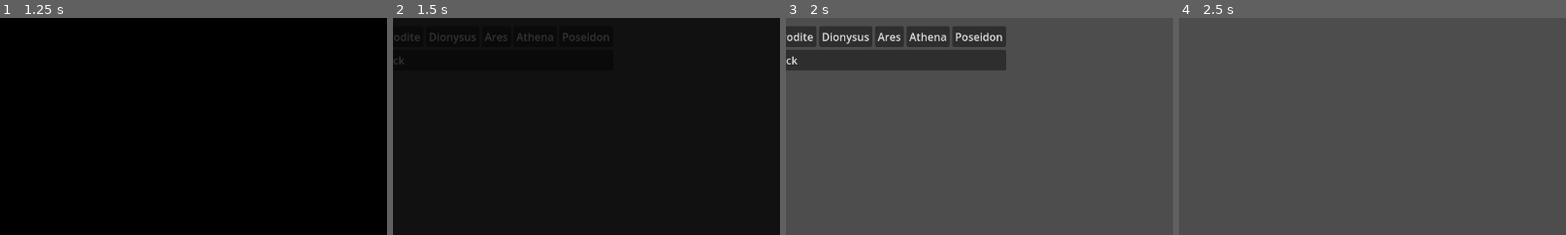
Above: before the commit, frames 1-4 (left to right).
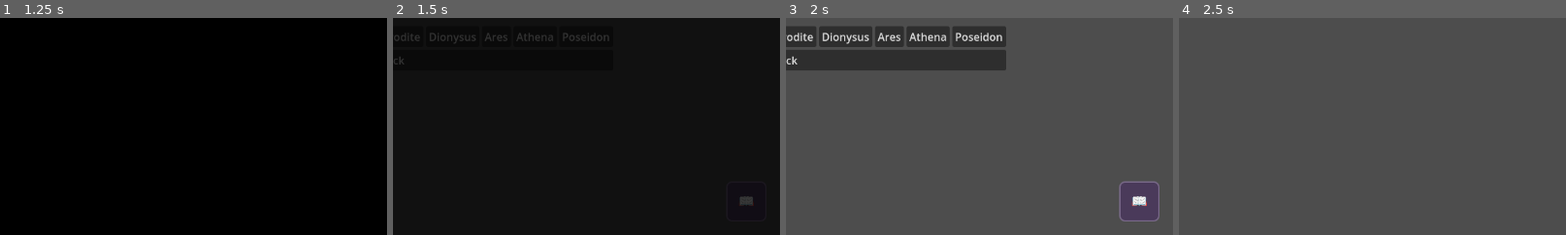
Above: after the commit, the same moments.

Repository: leslieharding/Mnemosyne
Game: Godot game, scene res://Scenes/MainMenu.tscn
Same seed, same stepped clock (60 frames per second), same inputs: the game is played once before the commit and once after it.
Inputs:
- Up to frame 1 (1.25 s): click "New Game" at 0.5 s
- Up to frame 2 (1.5 s): click "New Game" at 1.25 s
- Up to frame 3 (2 s): no input
- Up to frame 4 (2.5 s): click "Apollo" at 2 s
The pictures show only the part of the screen within x 50-100%, y 50-100%; the shares and areas given below are measured in that part.

Frame 1 is identical in both runs. In frame 2, 0.1% of the frame differs, in the area x 89-94%, y 82-87%; in frame 3, 0.4%, in the area x 85-97%, y 75-94%; in frame 4, nothing differs.

Commit message:
jounral implementation

Diff:
--- a/Scripts/apollo.gd
+++ b/Scripts/apollo.gd
@@ -3,6 +3,7 @@
 # Reference to the Apollo card collection
 var apollo_collection: GodCardCollection
 var selected_deck_index: int = -1  # -1 means no deck selected
+var journal_button: JournalButton
 
 # UI References
 @onready var deck1_button = $MainContainer/LeftPanel/Deck1Button
@@ -28,6 +29,12 @@
 	# Right panel starts hidden
 	right_panel.visible = false
 
+	setup_journal_button()
+
+
+func setup_journal_button():
+	journal_button = preload("res://Scenes/JournalButton.tscn").instantiate()
+	add_child(journal_button)
 
 # Set up deck buttons with unlock conditions
 func setup_deck_buttons():
--- a/Scripts/apollo_game.gd
+++ b/Scripts/apollo_game.gd
@@ -19,6 +19,10 @@
 var exp_panel: ExpPanel  # Reference to experience panel
 var grid_to_collection_index: Dictionary = {}  # grid_index -> collection_index
 
+# Journal button reference
+var journal_button: JournalButton
+
+
 # Player types for ownership tracking
 enum Owner {
 	NONE,
@@ -55,6 +59,9 @@
 
 	# Create styles for grid selection
 	create_grid_styles()
+
+	# Add journal button
+	setup_journal_button()
 
 	# Get the selected deck from Apollo scene
 	var params = get_scene_params()
@@ -69,6 +76,11 @@
 
 	# Start the game
 	start_game()
+
+func setup_journal_button():
+	journal_button = preload("res://Scenes/JournalButton.tscn").instantiate()
+	add_child(journal_button)
+
 
 # Set up the game managers
 func setup_managers():
@@ -395,17 +407,30 @@
 
 	return available_slots == 0 or (player_deck.is_empty() and not opponent_manager.has_cards())
 
-# End the game
 func end_game():
 	await get_tree().process_frame
 
 	var scores = get_current_scores()
 	var winner = ""
+	var victory = false
 
 	if scores.player > scores.opponent:
 		winner = "You win!"
+		victory = true
 	elif scores.opponent > scores.player:
 		winner = "You lose!"
+		victory = false
+	else:
+		winner = "It's a tie!"
+		victory = true  # Treat ties as victories for experience purposes
+
+	# Record the enemy encounter in memory journal
+	record_enemy_encounter(victory)
+
+	# Record god experience (you used this god in battle)
+	record_god_experience()
+
+	if not victory:
 		# If player loses, show run summary before ending
 		game_status_label.text = "Defeat! " + winner
 		disable_player_input()
@@ -424,8 +449,6 @@
 		})
 		get_tree().change_scene_to_file("res://Scenes/RunSummary.tscn")
 		return
-	else:
-		winner = "It's a tie!"
 
 	# Player won or tied - continue the run
 	game_status_label.text = "Victory! " + winner
@@ -969,3 +992,44 @@
 		"current_node": params.get("current_node")
 	})
 	get_tree().change_scene_to_file("res://Scenes/RewardScreen.tscn")
+
+
+func record_enemy_encounter(victory: bool):
+	if not has_node("/root/MemoryJournalManagerAutoload"):
+		return
+
+	var memory_manager = get_node("/root/MemoryJournalManagerAutoload")
+	var params = get_scene_params()
+
+	# Get enemy info from current node
+	var enemy_name = "Shadow Acolyte"  # Default
+	var enemy_difficulty = 0
+
+	if params.has("current_node"):
+		var current_node = params["current_node"]
+		enemy_name = current_node.enemy_name if current_node.enemy_name != "" else "Shadow Acolyte"
+		enemy_difficulty = current_node.enemy_difficulty
+
+	# Record the encounter
+	memory_manager.record_enemy_encounter(enemy_name, victory, enemy_difficulty)
+	print("Recorded enemy encounter: ", enemy_name, " (victory: ", victory, ")")
+
+func record_god_experience():
+	if not has_node("/root/MemoryJournalManagerAutoload"):
+		return
+
+	var memory_manager = get_node("/root/MemoryJournalManagerAutoload")
+	var params = get_scene_params()
+
+	var god_name = params.get("god", "Apollo")
+	var deck_index = params.get("deck_index", 0)
+
+	# Get deck name for tracking
+	var apollo_collection = load("res://Resources/Collections/Apollo.tres")
+	var deck_name = ""
+	if apollo_collection and deck_index < apollo_collection.decks.size():
+		deck_name = apollo_collection.decks[deck_index].deck_name
+
+	# Record the god experience
+	memory_manager.record_god_experience(god_name, 1, deck_name)
+	print("Recorded god experience: ", god_name, " with deck ", deck_name)
--- a/Scripts/game_mode_select.gd
+++ b/Scripts/game_mode_select.gd
@@ -1,4 +1,10 @@
 extends Control
+
+var journal_button: JournalButton
+
+
+func _ready():
+	setup_journal_button()
 
 
 func _on_apollo_button_pressed() -> void:
@@ -15,3 +21,8 @@
 
 func _on_artemis_button_pressed() -> void:
 	get_tree().change_scene_to_file("res://Scenes/Artemis.tscn")
+
+
+func setup_journal_button():
+	journal_button = preload("res://Scenes/JournalButton.tscn").instantiate()
+	add_child(journal_button)
--- a/Scripts/memory_journal.gd
+++ b/Scripts/memory_journal.gd
@@ -1 +1,238 @@
+# res://Scripts/memory_journal_ui.gd
 extends Control
+class_name MemoryJournalUI
+
+signal journal_closed()
+
+# UI References - these will be connected automatically by the scene structure
+@onready var main_panel = $MainPanel
+@onready var tab_container = $MainPanel/VBox/TabContainer
+@onready var close_button = $MainPanel/VBox/Header/CloseButton
+@onready var title_label = $MainPanel/VBox/Header/TitleLabel
+@onready var summary_label = $MainPanel/VBox/Header/SummaryLabel
+
+# Tab references
+@onready var bestiary_tab = $MainPanel/VBox/TabContainer/Bestiary
+@onready var gods_tab = $MainPanel/VBox/TabContainer/Gods
+@onready var mnemosyne_tab = $MainPanel/VBox/TabContainer/Mnemosyne
+
+# Animation
+var journal_tween: Tween
+
+func _ready():
+	# Connect signals
+	close_button.pressed.connect(_on_close_pressed)
+
+	# Set up initial state (hidden)
+	modulate.a = 0.0
+	main_panel.scale = Vector2(0.8, 0.8)
+
+	# Handle escape key
+	set_process_input(true)
+
+func _input(event):
+	if event.is_action_pressed("ui_cancel"):  # Escape key
+		close_journal()
+
+# Show the journal with animation
+func show_journal(initial_tab: String = ""):
+	visible = true
+
+	# Update content before showing
+	refresh_all_content()
+
+	# Select initial tab if specified
+	if initial_tab != "":
+		match initial_tab:
+			"bestiary":
+				tab_container.current_tab = 0
+			"gods":
+				tab_container.current_tab = 1
+			"mnemosyne":
+				tab_container.current_tab = 2
+
+	# Animate in
+	if journal_tween:
+		journal_tween.kill()
+
+	journal_tween = create_tween()
+	journal_tween.set_parallel(true)
+
+	# Fade in
+	journal_tween.tween_property(self, "modulate:a", 1.0, 0.3)
+
+	# Scale up from center
+	journal_tween.tween_property(main_panel, "scale", Vector2.ONE, 0.3).set_ease(Tween.EASE_OUT).set_trans(Tween.TRANS_BACK)
+
+# Close the journal with animation
+func close_journal():
+	if journal_tween:
+		journal_tween.kill()
+
+	journal_tween = create_tween()
+	journal_tween.set_parallel(true)
+
+	# Fade out
+	journal_tween.tween_property(self, "modulate:a", 0.0, 0.2)
+
+	# Scale down
+	journal_tween.tween_property(main_panel, "scale", Vector2(0.8, 0.8), 0.2).set_ease(Tween.EASE_IN)
+
+	# Hide when complete
+	journal_tween.tween_callback(func(): visible = false)
+
+	emit_signal("journal_closed")
+
+# Handle close button
+func _on_close_pressed():
+	close_journal()
+
+# Refresh all tab content
+func refresh_all_content():
+	update_header()
+	refresh_bestiary_tab()
+	refresh_gods_tab()
+	refresh_mnemosyne_tab()
+
+# Update the header with summary info
+func update_header():
+	if not has_node("/root/MemoryJournalManagerAutoload"):
+		return
+
+	var memory_manager = get_node("/root/MemoryJournalManagerAutoload")
+	var summary = memory_manager.get_memory_summary()
+
+	title_label.text = "Mnemosyne's Memory Journal"
+
+	var consciousness_desc = memory_manager.get_consciousness_description(summary["consciousness_level"])
+	summary_label.text = consciousness_desc + " • " + str(summary["enemies_encountered"]) + " Enemies • " + str(summary["gods_experienced"]) + " Gods"
+
+# Refresh bestiary tab content
+func refresh_bestiary_tab():
+	if not has_node("/root/MemoryJournalManagerAutoload"):
+		return
+
+	var memory_manager = get_node("/root/MemoryJournalManagerAutoload")
+	var enemy_memories = memory_manager.get_all_enemy_memories()
+
+	# Get the enemy list container
+	var enemy_list = bestiary_tab.get_node("LeftPanel/ScrollContainer/EnemyList")
+
+	# Clear existing content
+	for child in enemy_list.get_children():
+		child.queue_free()
+
+	# Add each enemy as a simple button
+	for enemy_name in enemy_memories:
+		var enemy_data = enemy_memories[enemy_name]
+		var button = Button.new()
+		button.text = enemy_name + "\nLevel: " + str(enemy_data["memory_level"]) + " (" + str(enemy_data["encounters"]) + " encounters)"
+		button.custom_minimum_size = Vector2(200, 60)
+		enemy_list.add_child(button)
+
+		# Connect to show details (simplified for now)
+		button.pressed.connect(_on_enemy_selected.bind(enemy_name, enemy_data))
+
+# Handle enemy selection in bestiary
+func _on_enemy_selected(enemy_name: String, enemy_data: Dictionary):
+	var details_panel = bestiary_tab.get_node("RightPanel")
+
+	# Clear existing content
+	for child in details_panel.get_children():
+		child.queue_free()
+
+	# Create simple details display
+	var details_label = Label.new()
+	var memory_manager = get_node("/root/MemoryJournalManagerAutoload")
+
+	details_label.text = enemy_name + "\n\n"
+	details_label.text += "Memory Level: " + memory_manager.get_bestiary_memory_description(enemy_data["memory_level"]) + "\n"
+	details_label.text += "Encounters: " + str(enemy_data["encounters"]) + "\n"
+	details_label.text += "Victories: " + str(enemy_data["victories"]) + "\n"
+	details_label.text += "Defeats: " + str(enemy_data["defeats"]) + "\n"
+	if enemy_data["encounters"] > 0:
+		var win_rate = round(float(enemy_data["victories"]) / float(enemy_data["encounters"]) * 100)
+		details_label.text += "Win Rate: " + str(win_rate) + "%"
+
+	details_label.autowrap_mode = TextServer.AUTOWRAP_WORD_SMART
+	details_panel.add_child(details_label)
+
+# Refresh gods tab content
+func refresh_gods_tab():
+	if not has_node("/root/MemoryJournalManagerAutoload"):
+		return
+
+	var memory_manager = get_node("/root/MemoryJournalManagerAutoload")
+	var god_memories = memory_manager.get_all_god_memories()
+
+	# Get the god list container
+	var god_list = gods_tab.get_node("LeftPanel/ScrollContainer/GodList")
+
+	# Clear existing content
+	for child in god_list.get_children():
+		child.queue_free()
+
+	# Add each god as a simple button
+	for god_name in god_memories:
+		var god_data = god_memories[god_name]
+		var button = Button.new()
+		button.text = god_name + "\nLevel: " + str(god_data["memory_level"]) + " (" + str(god_data["battles_fought"]) + " battles)"
+		button.custom_minimum_size = Vector2(200, 60)
+		god_list.add_child(button)
+
+		# Connect to show details
+		button.pressed.connect(_on_god_selected.bind(god_name, god_data))
+
+# Handle god selection
+func _on_god_selected(god_name: String, god_data: Dictionary):
+	var details_panel = gods_tab.get_node("RightPanel")
+
+	# Clear existing content
+	for child in details_panel.get_children():
+		child.queue_free()
+
+	# Create simple details display
+	var details_label = Label.new()
+	var memory_manager = get_node("/root/MemoryJournalManagerAutoload")
+
+	details_label.text = god_name + "\n\n"
+	details_label.text += "Mastery Level: " + memory_manager.get_god_memory_description(god_data["memory_level"]) + "\n"
+	details_label.text += "Battles Fought: " + str(god_data["battles_fought"]) + "\n"
+	details_label.text += "Decks Discovered: " + str(god_data["decks_discovered"].size()) + "\n"
+	details_label.text += "First Used: " + god_data["first_used"] + "\n"
+	details_label.text += "Last Used: " + god_data["last_used"]
+
+	details_label.autowrap_mode = TextServer.AUTOWRAP_WORD_SMART
+	details_panel.add_child(details_label)
+
+# Refresh Mnemosyne tab content
+func refresh_mnemosyne_tab():
+	if not has_node("/root/MemoryJournalManagerAutoload"):
+		return
+
+	var memory_manager = get_node("/root/MemoryJournalManagerAutoload")
+	var mnemosyne_data = memory_manager.get_mnemosyne_memory()
+
+	# Get the content container
+	var content_area = mnemosyne_tab.get_node("ScrollContainer/ContentVBox")
+
+	# Clear existing content
+	for child in content_area.get_children():
+		child.queue_free()
+
+	# Add consciousness level info
+	var consciousness_label = Label.new()
+	consciousness_label.text = "Consciousness Level: " + memory_manager.get_consciousness_description(mnemosyne_data["consciousness_level"]) + "\n\n"
+	consciousness_label.text += "Total Battles: " + str(mnemosyne_data["total_battles"]) + "\n"
+	consciousness_label.text += "Victories: " + str(mnemosyne_data["total_victories"]) + "\n"
+	consciousness_label.text += "Defeats: " + str(mnemosyne_data["total_defeats"]) + "\n"
+
+	if mnemosyne_data["total_battles"] > 0:
+		var win_rate = float(mnemosyne_data["total_victories"]) / float(mnemosyne_data["total_battles"]) * 100
+		consciousness_label.text += "Win Rate: " + str(round(win_rate)) + "%\n\n"
+
+	consciousness_label.text += "Gods Encountered: " + str(mnemosyne_data["gods_encountered"].size()) + "\n"
+	consciousness_label.text += "Memory Fragments: " + str(mnemosyne_data["memory_fragments"])
+
+	consciousness_label.autowrap_mode = TextServer.AUTOWRAP_WORD_SMART
+	content_area.add_child(consciousness_label)
